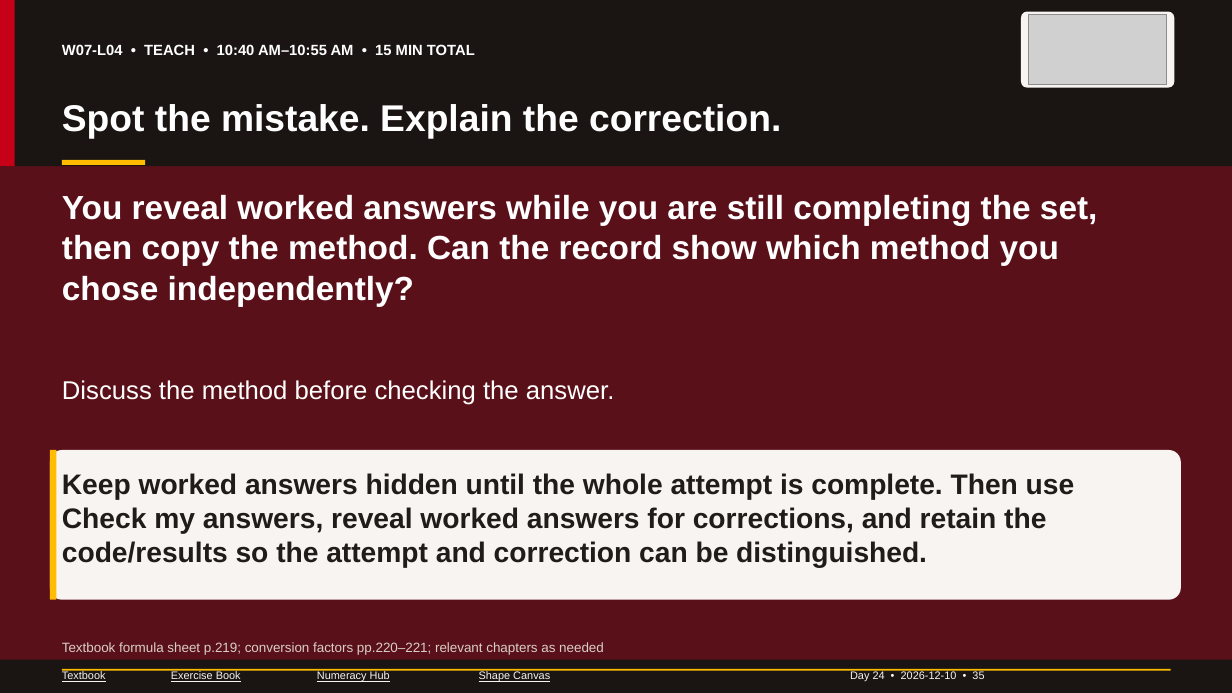
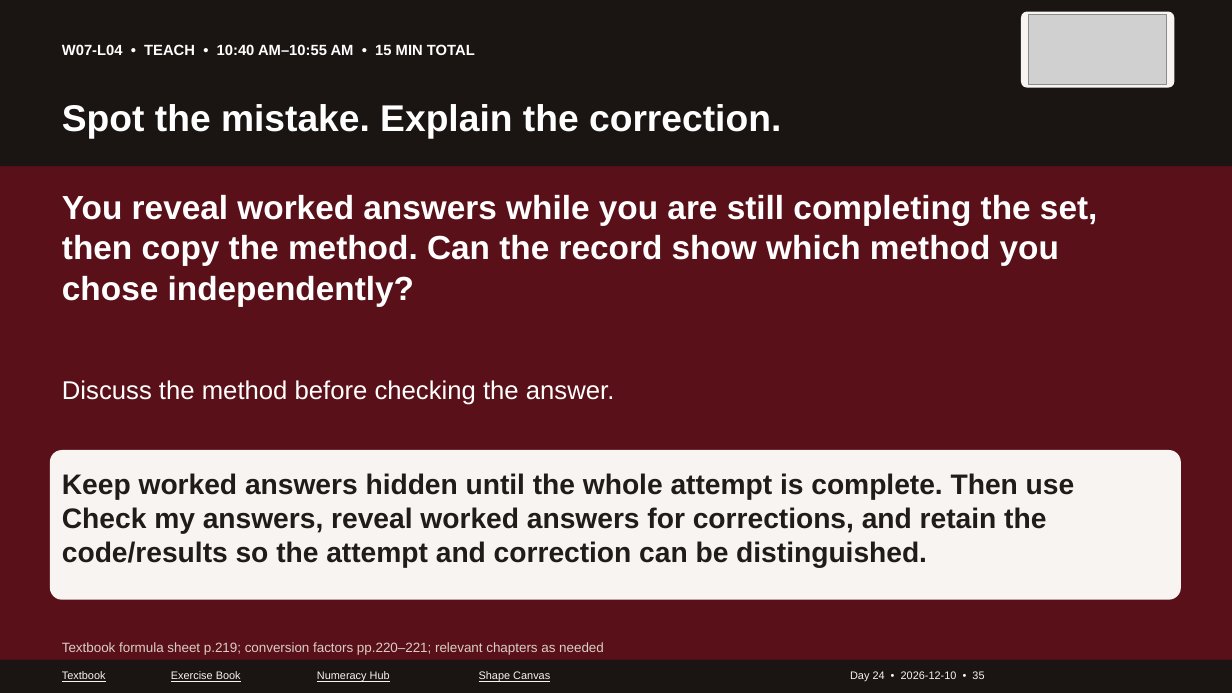
Before and after one commit to GOSTROGIS/access-trades-numeracy, a slide deck: slide 35 of carpentry/intake-141/PowerPoint/Day-24_2026-12-10_Week-7.pptx. Drawn at 1232x693 pixels with LibreOffice and Linux fonts; fonts in the diff are those of the drawing; grey boxes stand for pictures. Boxes give left, top, right and bottom in pixels: in the first picture for what was removed or moved away, otherwise in the second. Text is boxed around its words. In the diff, an @@ line names an element or a change of style, - is before the commit and + after.

```diff
--- a/carpentry/intake-141/PowerPoint/Day-24_2026-12-10_Week-7.pptx
+++ b/carpentry/intake-141/PowerPoint/Day-24_2026-12-10_Week-7.pptx
@@ rectangle removed at <box>0,0,15,166</box> @@
@@ rectangle removed at <box>62,160,145,165</box> @@
@@ rectangle removed at <box>50,450,56,600</box> @@
@@ rectangle removed at <box>62,669,1171,671</box> @@
```
Also in this commit, not shown: 50 other slides changed, 51 other files.
